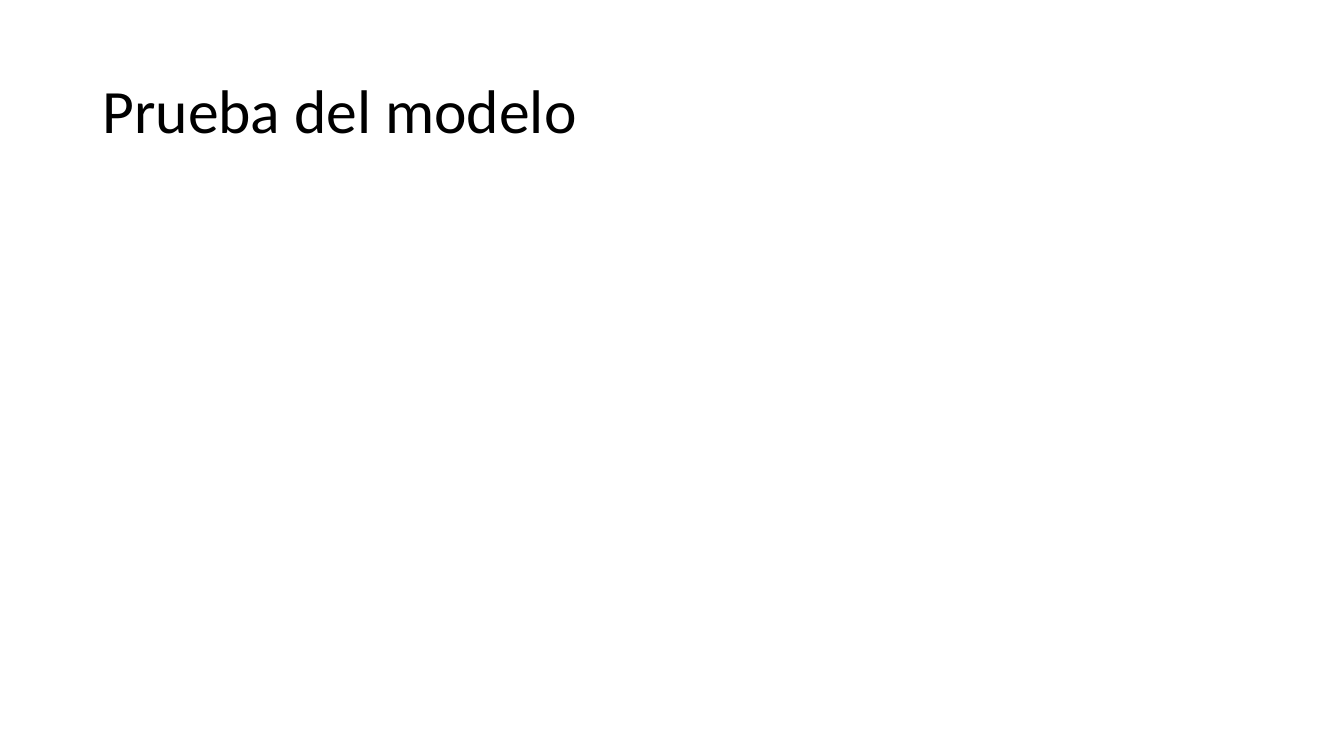
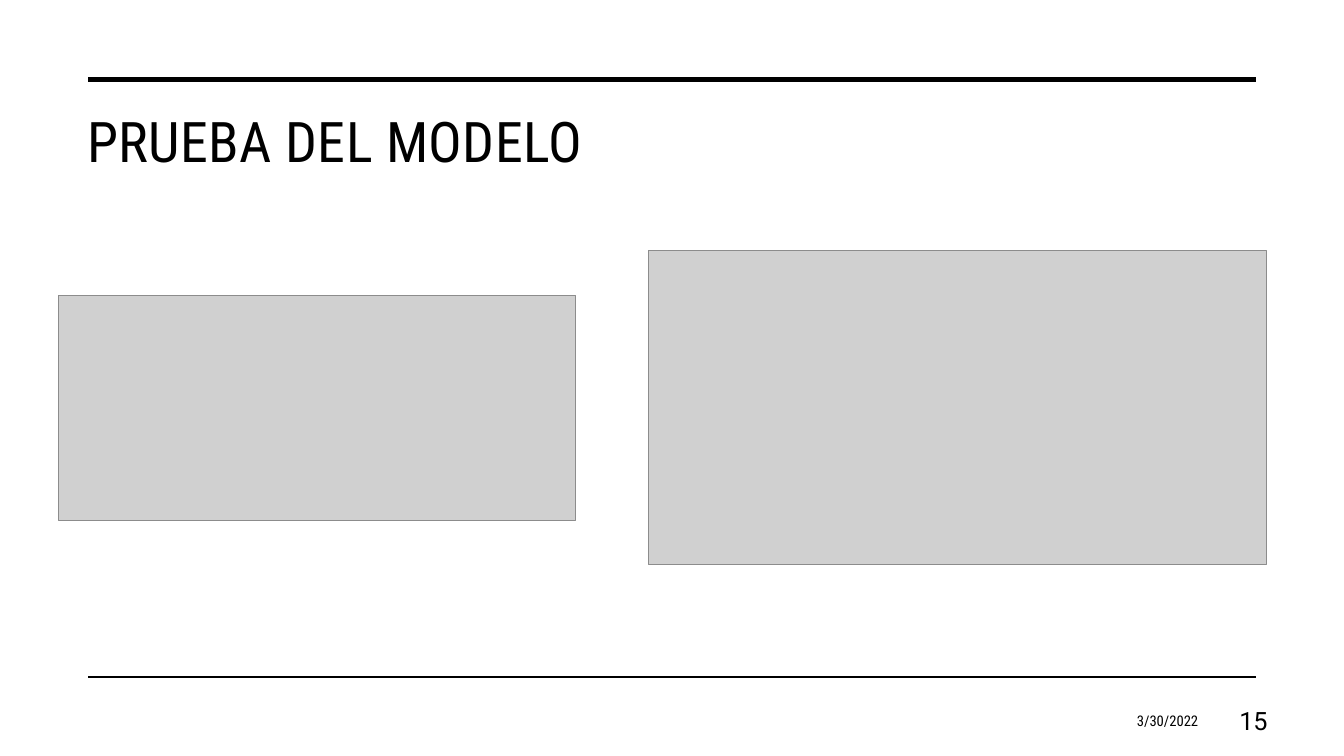
Before and after one commit to juanagsolano/content_based_filtering, a slide deck: slide 15 of report_files/Presentación del proyecto.pptx. Drawn at 1344x756 pixels with LibreOffice and Linux fonts; fonts in the diff are those of the drawing; grey boxes stand for pictures; background and template pictures are left out. Boxes give left, top, right and bottom in pixels: in the first picture for what was removed or moved away, otherwise in the second. Text is boxed around its words. In the diff, an @@ line names an element or a change of style, - is before the commit and + after.

```diff
--- a/report_files/Presentación del proyecto.pptx
+++ b/report_files/Presentación del proyecto.pptx
@@ line added from (89, 80) to (1256, 80), #000000 3.5 pt @@
@@ title "PRUEBA DEL MODELO" at bbox=[87, 121, 582, 163]: vertical alignment middle to top @@
@@ title at bbox=[87, 121, 582, 163]: text changed; size 44 to 40 pt; font Calibri to Roboto Condensed @@
-Prueba del modelo
+PRUEBA DEL MODELO
@@ picture added at bbox=[648, 251, 1267, 565] @@
@@ picture added at bbox=[58, 295, 577, 520] @@
@@ line added from (89, 678) to (1256, 678), #000000 1 pt @@
@@ text added at bbox=[1137, 715, 1198, 727], 10.5 pt, text #000000 @@
+3/30/2022
@@ page number added at bbox=[1239, 712, 1267, 731], 18 pt, text #000000 @@
+15
```
Also in this commit, not shown: 12 other slides changed, 7 slides added, 5 slides removed, 2 other files.
